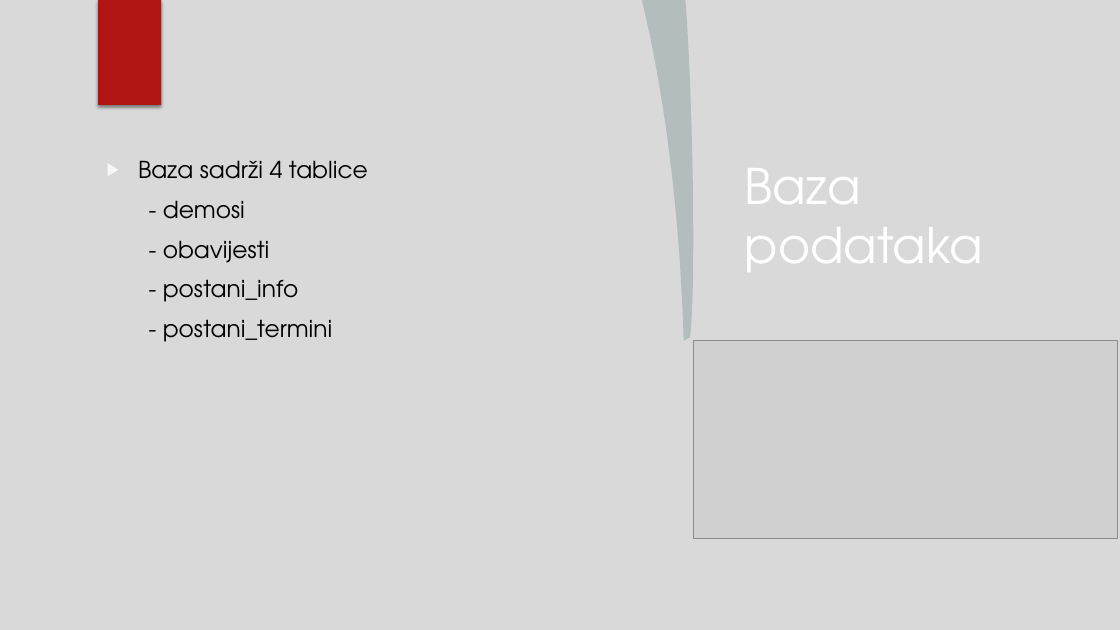
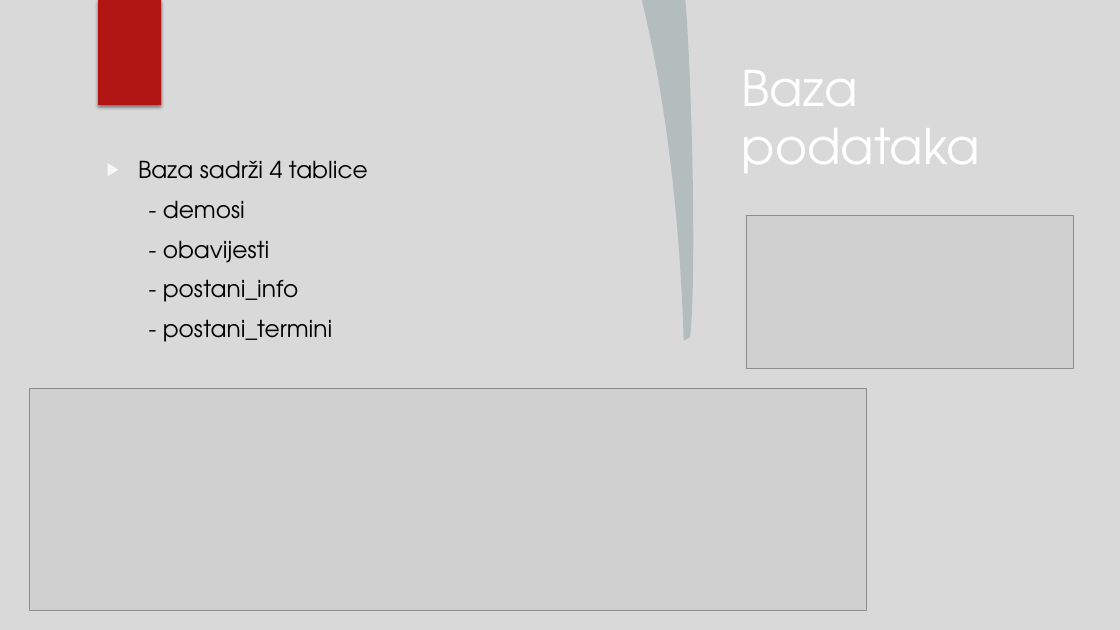
Before and after one commit to NikolaKasnar/Aplikacija-za-demose, a slide deck: slide 3 of Aplikacija za organizaciju demosa za računarske praktikume te.pptx. Drawn at 1120x630 pixels with LibreOffice and Linux fonts; fonts in the diff are those of the drawing; grey boxes stand for pictures; background and template pictures are left out. Boxes give left, top, right and bottom in pixels: in the first picture for what was removed or moved away, otherwise in the second. Text is boxed around its words. In the diff, an @@ line names an element or a change of style, - is before the commit and + after.

```diff
--- a/Aplikacija za organizaciju demosa za računarske praktikume te.pptx
+++ b/Aplikacija za organizaciju demosa za računarske praktikume te.pptx
@@ title "Baza podataka": place and size @@
-title "Baza podataka" at (745,145,983,288)
+title "Baza podataka" at (742,47,980,189)
@@ picture: place and size @@
-picture at (693,341,1117,539)
+picture at (746,216,1074,369)
@@ picture added at (29,388,866,610) @@
```
Also in this commit, not shown: 7 other slides changed, 7 slides added, 3 slides removed.
